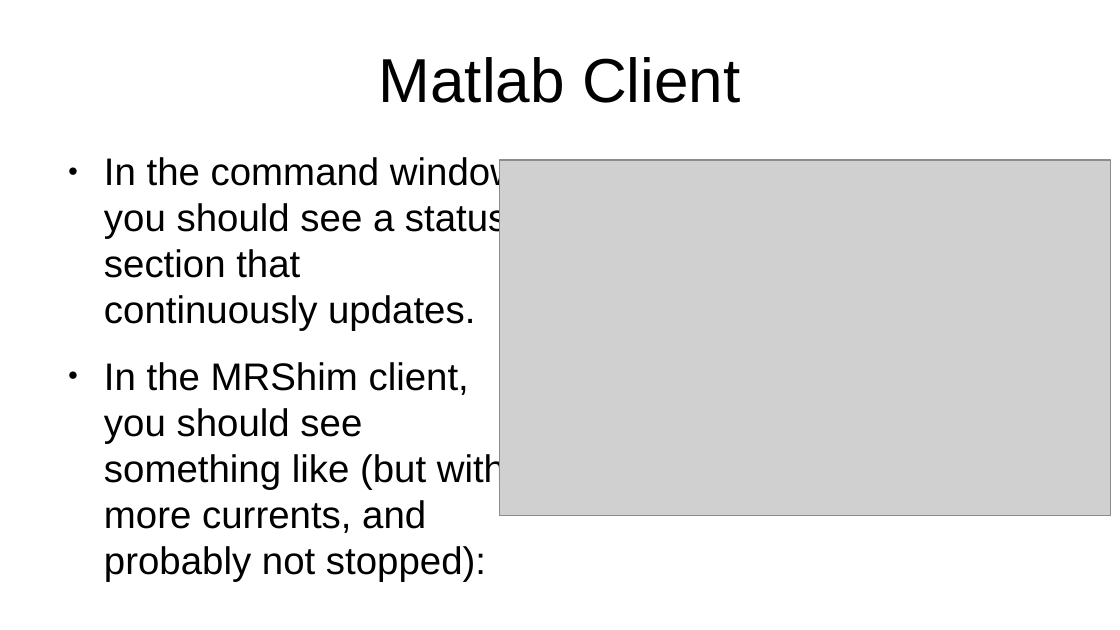
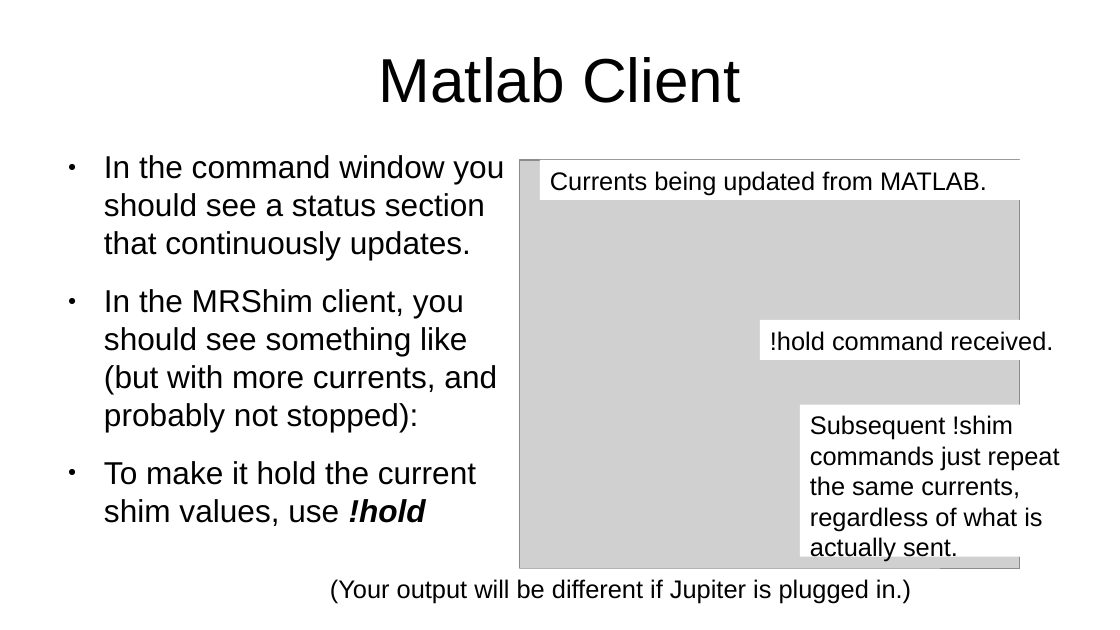
Before and after one commit to seventeenmagpie/skope-mrshim, a slide deck: slide 32 of shimmer/docs/user_guide_with_images.odp (slide 30 before the commit). Drawn at 1120x630 pixels with LibreOffice and Linux fonts; fonts in the diff are those of the drawing; grey boxes stand for pictures. Boxes give left, top, right and bottom in pixels: in the first picture for what was removed or moved away, otherwise in the second. Text is boxed around its words. In the diff, an @@ line names an element or a change of style, - is before the commit and + after.

```diff
--- a/shimmer/docs/user_guide_with_images.odp
+++ b/shimmer/docs/user_guide_with_images.odp
@@ text at (104, 155, 504, 432): size 27.2 to 22.4 pt in "In the command window you should see ...", "In the MRShim client, you should see ..." @@
@@ picture: place and size @@
-picture at (500, 160, 1111, 515)
+picture at (520, 160, 1020, 568)
@@ rectangle added at (540, 160, 1019, 199), fill #FFFFFF, 18 pt, text #000000 @@
+Currents being updated from MATLAB.
@@ rectangle added at (760, 320, 1080, 360), fill #FFFFFF, 18 pt, text #000000 @@
+!hold command received.
@@ rectangle added at (800, 405, 1100, 557), fill #FFFFFF, 18 pt, text #000000 @@
+Subsequent !shim commands just repeat the same currents, regardless of what is actually sent.
@@ text at (104, 461, 476, 526): paragraph added @@
+● To make it hold the current shim values, use !hold
@@ rectangle added at (320, 569, 940, 608), fill #FFFFFF, 18 pt, text #000000 @@
+(Your output will be different if Jupiter is plugged in.)
```
Also in this commit, not shown: 24 other slides changed, 3 slides added, 1 other file.
